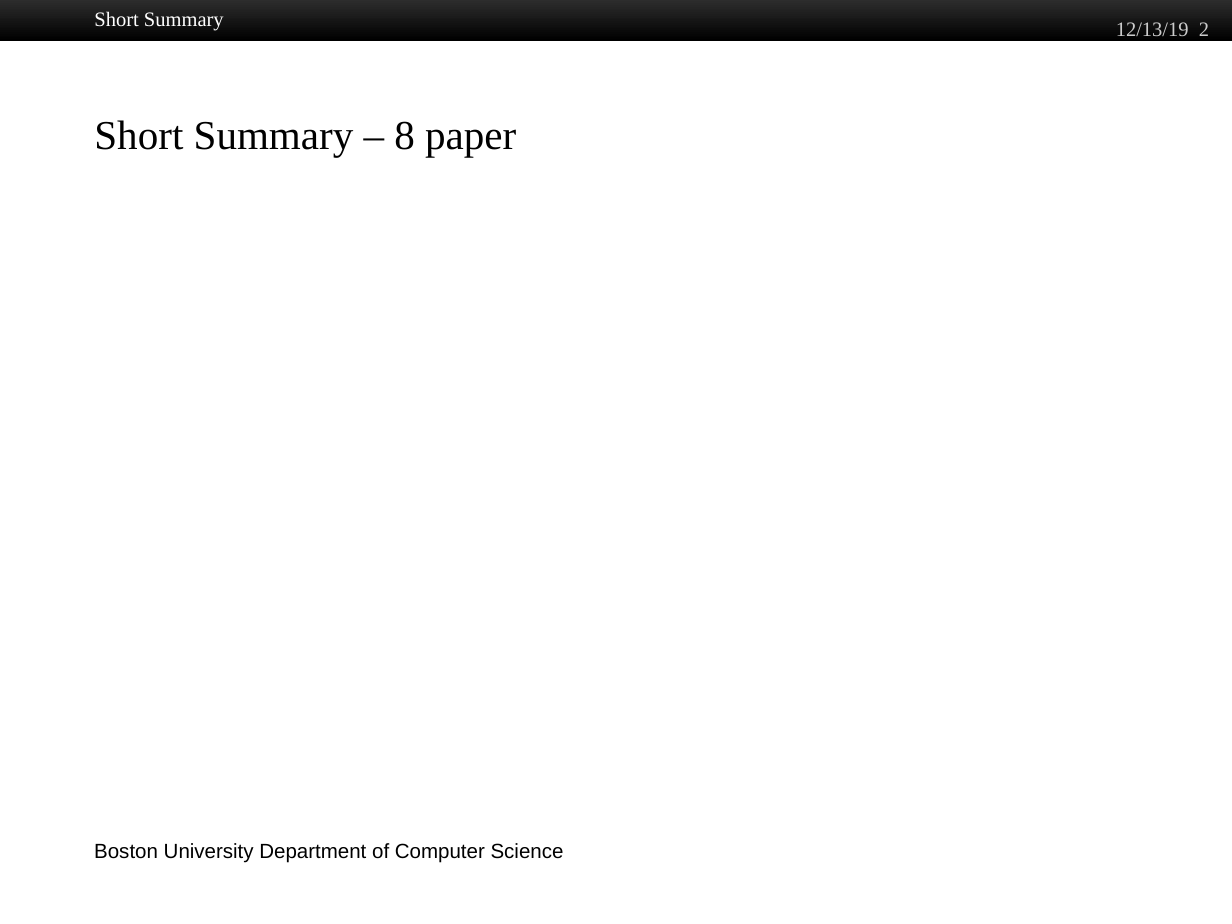
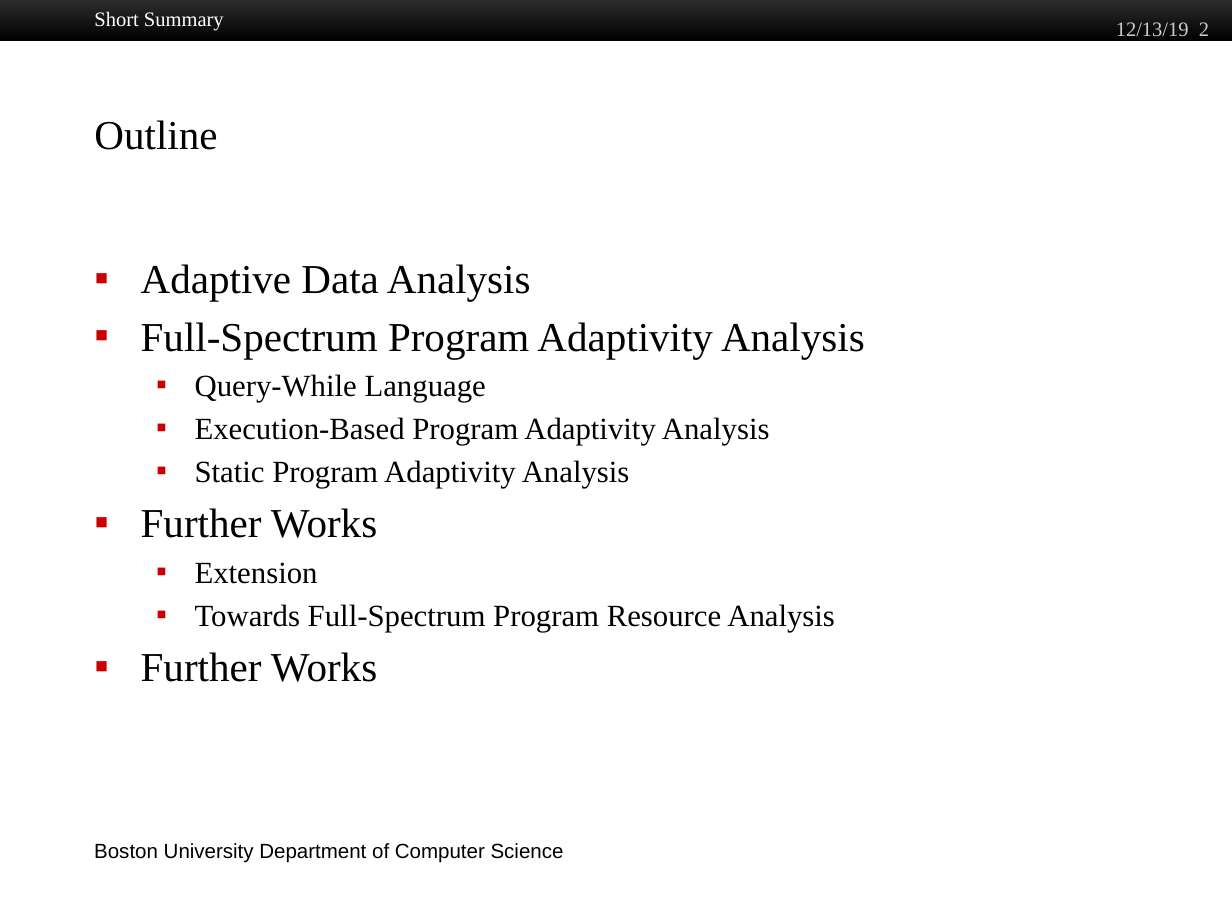
Before and after one commit to jiawenliu/PhD, a slide deck: slide 2 of CS/Prospectus/Slides/Jiawen Liu.pptx. Drawn at 1232x924 pixels with LibreOffice and Linux fonts; fonts in the diff are those of the drawing; grey boxes stand for pictures; background and template pictures are left out. Boxes give left, top, right and bottom in pixels: in the first picture for what was removed or moved away, otherwise in the second. Text is boxed around its words. In the diff, an @@ line names an element or a change of style, - is before the commit and + after.

```diff
--- a/CS/Prospectus/Slides/Jiawen Liu.pptx
+++ b/CS/Prospectus/Slides/Jiawen Liu.pptx
@@ title at (94,120,217,150): text changed @@
-Short Summary – 8 paper
+Outline
@@ text added at (141,264,865,682), 18 pt, text #000000 @@
+▪ Adaptive Data Analysis
+▪ Full-Spectrum Program Adaptivity Analysis
+  ▪ Query-While Language
+  ▪ Execution-Based Program Adaptivity Analysis
+  ▪ Static Program Adaptivity Analysis
+▪ Further Works
+  ▪ Extension
+  ▪ Towards Full-Spectrum Program Resource Analysis
+▪ Further Works
```
Also in this commit, not shown: 1 other slide changed, 22 slides added, 21 slides removed, 9 other files.
